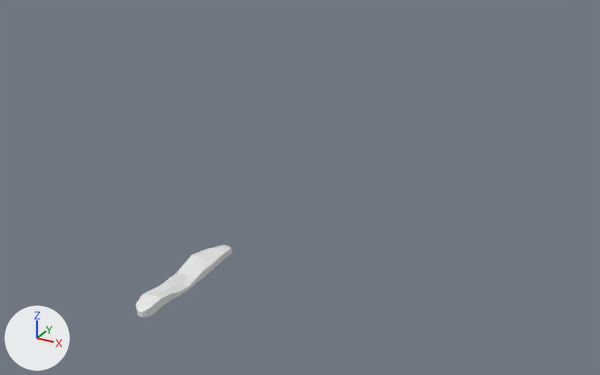
A saved change to the FBX model FoodTruckVR/Assets/Meshes/FT_Taco_Meat_L2.fbx.
One viewpoint serves both versions: a 50 mm lens placed at (3.41, -4.42, 3.15), pointed at (0.42, 1.03, 0.43). Lighting does not change. The marker at lower left points along +X, +Y and +Z. Where no turn or scale is listed for an object, it has been applied to the vertices.

The older version as bpy lines, for what is in view:
```python
me_cube_082 = bpy.data.meshes.new('Cube.082')
me_cube_082.from_pydata(...)  # 86 vertices, 72 faces; spans x -1.11..1.1, y -1.07..1.04, z -0.49..0.46
ob_cube_026 = bpy.data.objects.new('Cube.026', me_cube_082)
ob_cube_026.location = (0.0, 0.0, 0.0)
ob_cube_026.scale = (-0.0818, -0.533, -0.142)
```
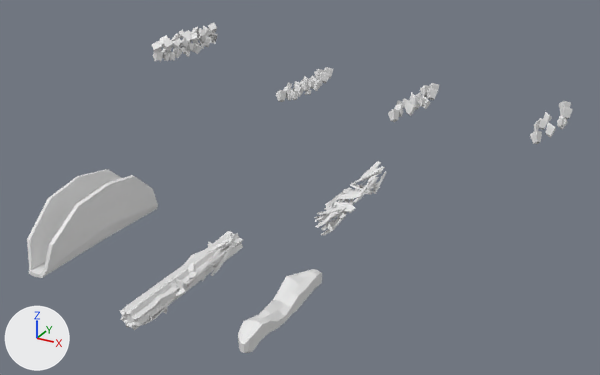
Pixel boxes [x1, y1, x2, y2] of what changed, in the pictures (600 x 375 px; the box of a moved part takes in the faces that stretch with it):
'Circle.002', added
    after: [27, 169, 158, 278]
'Cube.017', added
    after: [238, 269, 322, 353]
'Cylinder.001', added
    after: [120, 231, 243, 330]
'Cube.037', added
    after: [315, 161, 386, 236]
'Cube.034', added
    after: [152, 22, 218, 62]
'Cube.028', added
    after: [276, 67, 333, 102]
'Cube.019', added
    after: [388, 83, 439, 122]
'Cube.035', added
    after: [530, 101, 573, 144]
'Cube.031', added
    after: [142, 231, 234, 325]
'Icosphere.000', added
    after: [158, 242, 212, 314]
part 1 of me_cube_082, moved or reshaped
    before: [136, 245, 232, 317]
    after: [154, 251, 226, 308]

What the commit changed:
me_cube_082 is used by ob_cube_026; location (0.0, 0.0, 0.0); scale (-0.0818, -0.533, -0.142).
me_cube_082 had 86 vertices, 72 faces and spanned x -1.11..1.1, y -1.07..1.04, z -0.49..0.46.
me_cube_082 now has 86 vertices, 72 faces and spans x -0.09..0.09, y -0.55..0.57, z -0.07..0.07.
me_cube_082 part 1: the whole mesh is rebuilt.
Mesh me_circle_002 is new.
It has 54 vertices, 52 faces and spans x -0.159..0.162, y -0.662..0.68, z 0.0..0.496.
Mesh me_icosphere_021 is new.
It has 112 vertices, 84 faces and spans x -0.133..0.114, y -0.475..0.442, z -0.136..0.118.
Mesh me_cube_084 is new.
It has 384 vertices, 320 faces and spans x -0.111..0.106, y -0.467..0.543, z -0.073..0.084.
Mesh me_cylinder_002 is new.
It has 96 vertices, 82 faces and spans x -0.085..0.085, y -0.683..0.683, z -0.085..0.085.
Mesh me_cube_089 is new.
It has 108 vertices, 81 faces and spans x -0.108..0.108, y -0.489..0.522, z -0.076..0.071.
Mesh me_cube_091 is new.
It has 486 vertices, 243 faces and spans x -0.133..0.15, y -0.64..0.662, z -0.115..0.111.
Mesh me_cube_075 is new.
It has 180 vertices, 135 faces and spans x -0.1..0.117, y -0.504..0.506, z -0.074..0.075.
Mesh me_cube_073 is new.
It has 86 vertices, 72 faces and spans x -0.079..0.08, y -0.536..0.55, z -0.108..0.116.
Mesh me_cube_087 is new.
It has 548 vertices, 294 faces and spans x -0.133..0.151, y -0.649..0.653, z -0.111..0.116.
Mesh me_cube_088 is new.
It has 555 vertices, 349 faces and spans x -0.12..0.114, y -0.512..0.516, z -0.12..0.127.
Object 'Circle.002' (ob_circle_002) is new; it shows me_circle_002.
Its location is (-0.72, -0.143, 0.204).
Object 'Icosphere.000' (ob_icosphere_000) is new; it shows me_icosphere_021.
Its location is (0.0, 0.0, 0.0).
Object 'Cube.028' (ob_cube_028) is new; it shows me_cube_084.
Its location is (-0.224, 2.297, 0.86).
Object 'Cylinder.001' (ob_cylinder_001) is new; it shows me_cylinder_002.
Its location is (0.0, 0.0, 0.0).
Object 'Cube.035' (ob_cube_035) is new; it shows me_cube_089.
Its location is (2.089, 2.32, 0.882).
Object 'Cube.037' (ob_cube_037) is new; it shows me_cube_091.
Its location is (0.727, 1.333, 0.288).
Object 'Cube.019' (ob_cube_019) is new; it shows me_cube_075.
Its location is (0.886, 2.303, 0.875).
Object 'Cube.017' (ob_cube_017) is new; it shows me_cube_073.
Its location is (0.84, 0.0, 0.0).
Object 'Cube.031' (ob_cube_031) is new; it shows me_cube_087.
Its location is (0.0, 0.0, 0.0).
Object 'Cube.034' (ob_cube_034) is new; it shows me_cube_088.
Its location is (-1.521, 2.206, 1.135).
